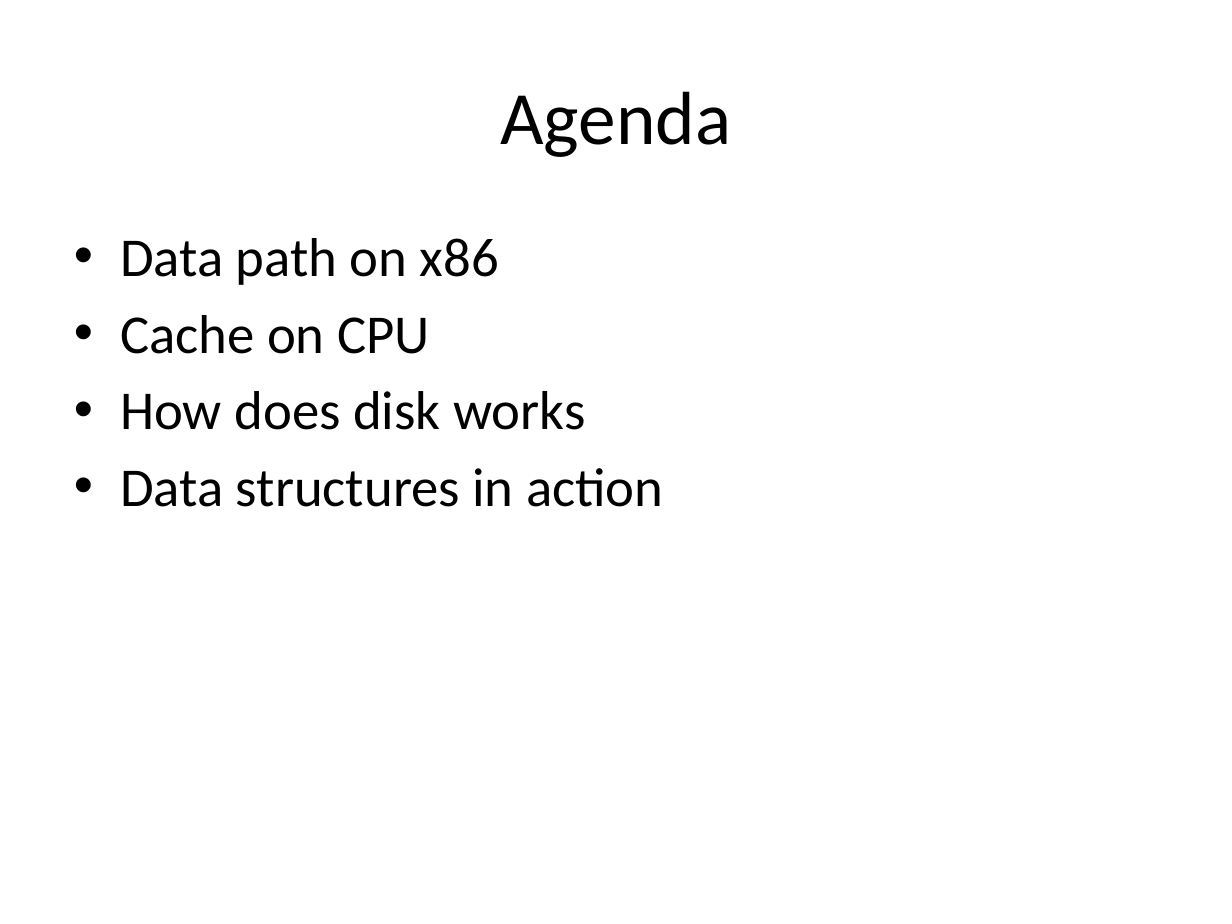
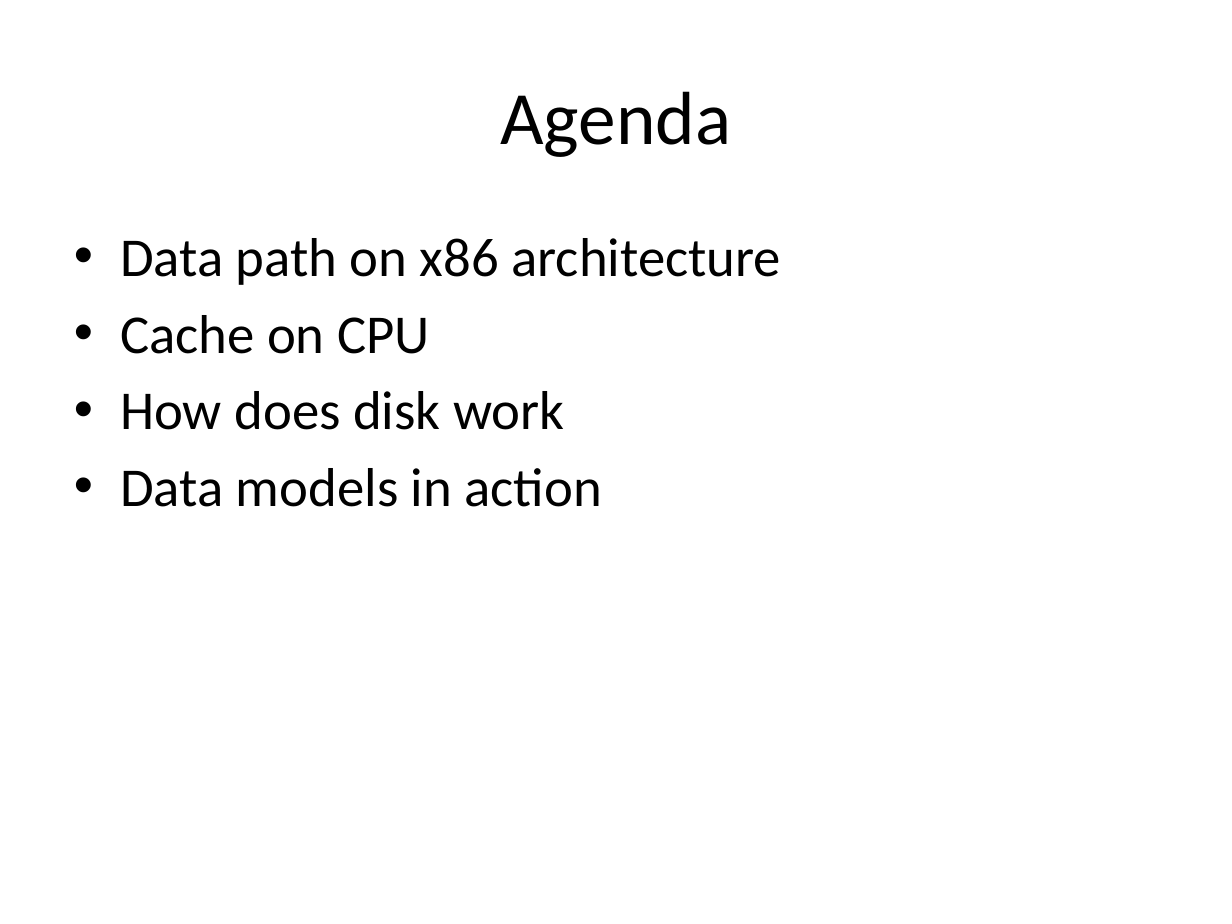
Before and after one commit to guhanjie/Knowledge-sharing, a slide deck: slide 2 of 数据存取模型.pptx. Drawn at 1232x924 pixels with LibreOffice and Linux fonts; fonts in the diff are those of the drawing. Boxes give left, top, right and bottom in pixels: in the first picture for what was removed or moved away, otherwise in the second. Text is boxed around its words. In the diff, an @@ line names an element or a change of style, - is before the commit and + after.

Commit message:
update for data model in memory & disk

```diff
--- a/数据存取模型.pptx
+++ b/数据存取模型.pptx
@@ text at <box>120,238,781,285</box>: text changed @@
-• Data path on x86
+• Data path on x86 architecture
@@ text at <box>120,391,601,507</box>: text changed @@
-• How does disk works
-• Data structures in action
+• How does disk work
+• Data models in action
```
Also in this commit, not shown: 7 other slides changed.
